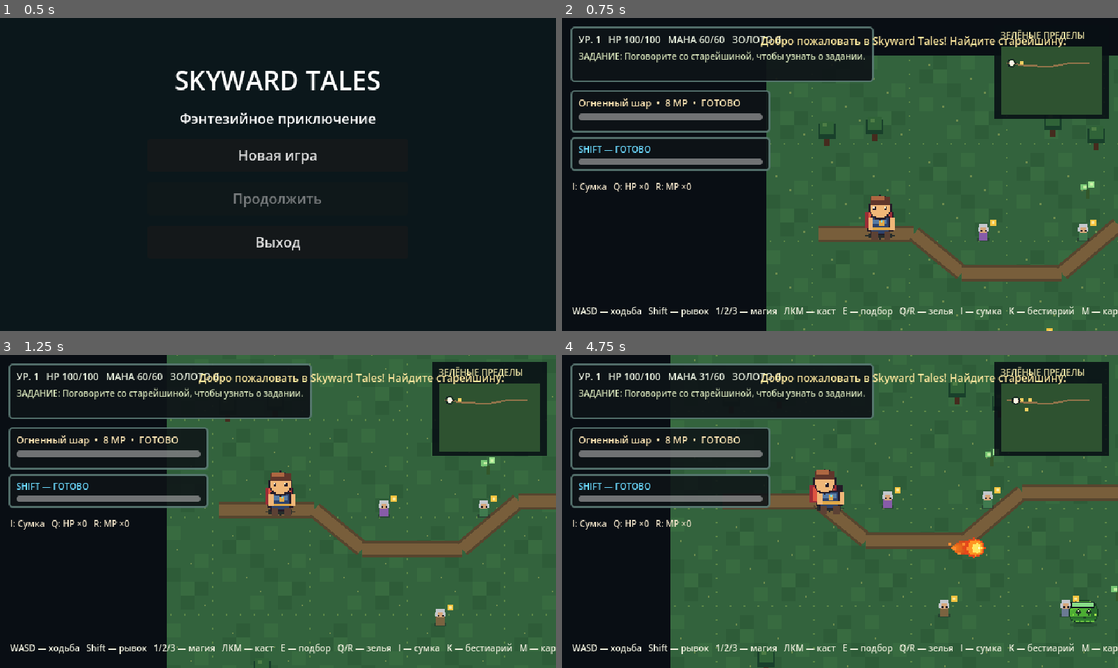
Above: before the commit, frames 1-4 (two rows, left to right).
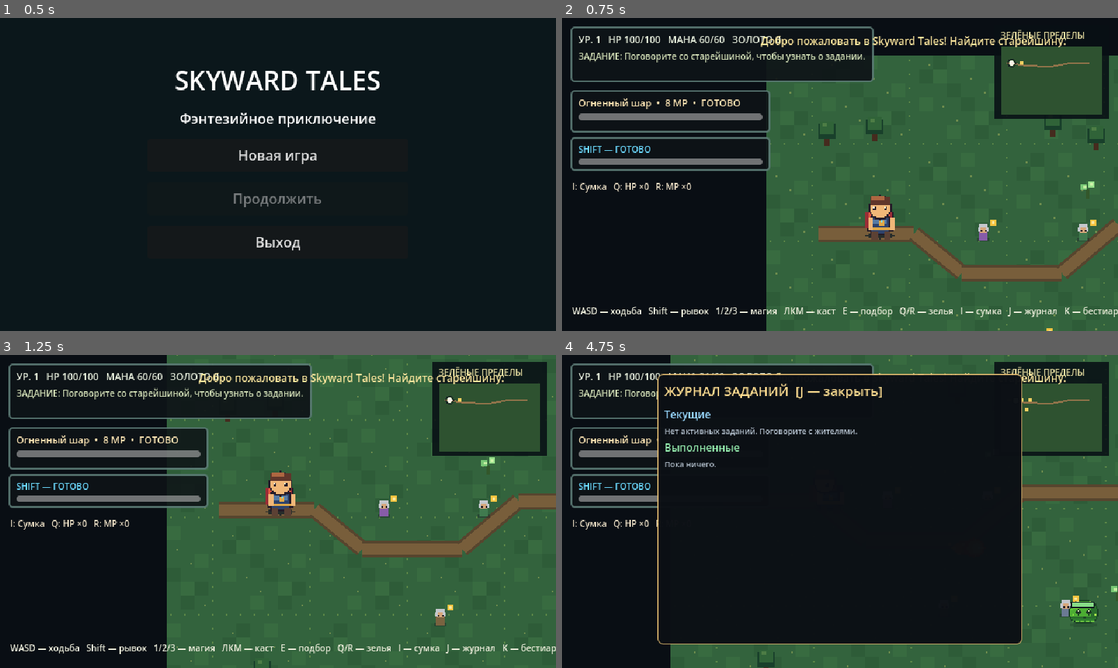
Above: after the commit, the same moments.

Repository: DoctorStrangeSH/Skyward-Tales
Game: Godot game, scene res://scenes/title_menu.tscn
Same seed, same stepped clock (60 frames per second), same inputs: the game is played once before the commit and once after it.
Inputs (mouse positions are in pixels of both pictures, inside the frame that each line leads up to):
- Up to frame 1 (0.5 s): no input
- Up to frame 2 (0.75 s): click "Новая игра" at 0.5 s
- Up to frame 3 (1.25 s): no input
- Up to frame 4 (4.75 s): tap Enter at 1.25 s; move the mouse to (962, 495) at 1.27 s; press the mouse at (962, 495) at 1.28 s; hold D (move_right) 1.28-2.03 s; tap J at 1.55, 2.1, 4.55 s; move the mouse to (728, 527) at 2.02 s; release the mouse at (728, 527) at 2.03 s; hold S (move_down) 2.03-2.78 s; click (728, 527) at 2.17 s; tap K at 2.3, 2.85 s; move the mouse to (895, 442) at 2.77 s; hold D (move_right) 2.78-3.53 s; click (895, 442) at 2.92 s; tap M at 3.05, 3.6 s; tap Space at 3.5 s; move the mouse to (812, 574) at 3.52 s; hold W (move_up) 3.53-4.28 s; click (812, 574) at 3.8 s; move the mouse to (1006, 558) at 4.27 s; press the mouse at (1006, 558) at 4.28 s; hold A (move_left) from 4.28 s (still down)

Frame 1 is identical in both runs. In frame 2, 0.2% of the frame differs, in the area x 80-100%, y 92-96%; in frame 3, 0.2%; in frame 4, 49%, in the area x 1-100%, y 6-96%.

Commit message:
feat: quest journal (J)
QuestJournalPanel lists active quests with progress and completed quests
with the decision the player made. J toggles it, K/J switch between the
journal and the bestiary, and casting/hotkeys are blocked while a book is
open (hud.overlay_visible()). Also adds tools/screenshot.gd for capturing
in-game screenshots under a display (xvfb-run).

New test: tests/quest_journal.gd

Co-Authored-By: Claude Opus 5.5 <noreply@anthropic.com>
Claude-Session: https://claude.ai/code/session_01MWkFZACZUurbmFYoYvVtgm

Diff:
--- a/scripts/hud.gd
+++ b/scripts/hud.gd
@@ -60,6 +60,8 @@
 var bestiary_view: BestiaryPanel
 var bestiary_list: VBoxContainer
 var bestiary_visible: bool = false
+var journal_view: QuestJournalPanel
+var journal_visible: bool = false
 var minimap: WorldMinimap
 var world_map_panel: PanelContainer
 var world_map_view: WorldMapPanel
@@ -206,6 +208,8 @@
 	root.add_child(bestiary_view)
 	bestiary_panel = bestiary_view
 	bestiary_list = bestiary_view.entry_list
+	journal_view = QuestJournalPanel.new()
+	root.add_child(journal_view)
 
 	dialogue_panel = PanelContainer.new()
 	dialogue_panel.position = Vector2(140, 246)
@@ -234,7 +238,7 @@
 			close_world_map()
 			get_viewport().set_input_as_handled()
 		return
-	if defeat_visible or talent_visible or bestiary_visible:
+	if defeat_visible or talent_visible or bestiary_visible or journal_visible:
 		return
 	if event.is_action_pressed("pause"):
 		_set_paused(not get_tree().paused)
@@ -357,6 +361,16 @@
 	if bestiary_visible:
 		bestiary_view.populate(entries, discovered)
 
+## True while a full-screen book (bestiary or quest journal) is open.
+func overlay_visible() -> bool:
+	return bestiary_visible or journal_visible
+
+func toggle_journal(quests: QuestManager) -> void:
+	journal_visible = not journal_visible
+	journal_view.visible = journal_visible
+	if journal_visible:
+		journal_view.populate(quests)
+
 func show_talent_choices(choices: Array[Dictionary]) -> void:
 	talent_view.populate(choices)
 	talent_visible = true
@@ -374,6 +388,9 @@
 	if bestiary_visible:
 		bestiary_panel.visible = false
 		bestiary_visible = false
+	if journal_visible:
+		journal_view.visible = false
+		journal_visible = false
 	hide_talent_choices()
 	pause_panel.visible = false
 	inventory_panel.visible = false
--- a/scripts/main.gd
+++ b/scripts/main.gd
@@ -26,7 +26,7 @@
 const MATERIAL_ITEMS := ["wolf_pelt", "iron_ore"]
 const RARITY_LABELS := {"common": "ОБЫЧНАЯ", "uncommon": "НЕОБЫЧНАЯ", "rare": "РЕДКАЯ"}
 const CARTOGRAPHER_CACHE_ID := "greenreach_cartographer_cache"
-const IDLE_HINT := "WASD — ходьба   Shift — рывок   1/2/3 — магия   ЛКМ — каст   E — подбор   Q/R — зелья   I — сумка   K — бестиарий   M — карта   F6/F9 — сейв/загрузка"
+const IDLE_HINT := "WASD — ходьба   Shift — рывок   1/2/3 — магия   ЛКМ — каст   E — подбор   Q/R — зелья   I — сумка   J — журнал   K — бестиарий   M — карта   F6/F9 — сейв/загрузка"
 
 var player: PlayerCharacter
 var hud: GameHud
@@ -112,7 +112,7 @@
 	_update_minimap()
 	hud.update_dodge(player.dodge_cooldown_left, player.dodge_cooldown, player.dodge_time_left > 0.0)
 	nearby_interactable = _find_nearest_interactable()
-	if hud.dialogue_visible or hud.inventory_open or hud.bestiary_visible or hud.world_map_visible:
+	if hud.dialogue_visible or hud.inventory_open or hud.overlay_visible() or hud.world_map_visible:
 		hud.set_prompt("")
 	elif nearby_interactable != null:
 		hud.set_prompt(_interaction_prompt(nearby_interactable))
@@ -148,7 +148,7 @@
 			_try_interact()
 		get_viewport().set_input_as_handled()
 	elif event.is_action_pressed("cast_spell"):
-		if not get_tree().paused and not hud.dialogue_visible and not hud.inventory_open and not hud.bestiary_visible:
+		if not get_tree().paused and not hud.dialogue_visible and not hud.inventory_open and not hud.overlay_visible():
 			_cast_spell()
 		get_viewport().set_input_as_handled()
 
@@ -159,17 +159,25 @@
 		KEY_M when not world_blocked:
 			if hud.inventory_open:
 				hud.toggle_inventory(player)
-			if hud.bestiary_visible:
-				hud.toggle_bestiary(bestiary_entries, discovered_enemies)
+			_close_books()
 			_update_minimap()
 			hud.open_world_map(current_region, player.global_position, discovered_landmarks.get(current_region, {}), quests.get_active_summary())
 			return true
 		KEY_K when not world_blocked:
 			if hud.inventory_open:
 				hud.toggle_inventory(player)
+			if hud.journal_visible:
+				hud.toggle_journal(quests)
 			hud.toggle_bestiary(bestiary_entries, discovered_enemies)
 			return true
-	if hud.bestiary_visible:
+		KEY_J when not world_blocked:
+			if hud.inventory_open:
+				hud.toggle_inventory(player)
+			if hud.bestiary_visible:
+				hud.toggle_bestiary(bestiary_entries, discovered_enemies)
+			hud.toggle_journal(quests)
+			return true
+	if hud.overlay_visible():
 		return false
 	match keycode:
 		KEY_F6 when not world_blocked:
@@ -764,14 +772,19 @@
 		return false
 	if hud.inventory_open:
 		hud.toggle_inventory(player)
-	if hud.bestiary_visible:
-		hud.toggle_bestiary(bestiary_entries, discovered_enemies)
+	_close_books()
 	player.stats_changed.emit()
 	_update_minimap()
 	_refresh_hud()
 	hud.show_message("Прогресс загружен!", 2.0)
 	return true
 
+func _close_books() -> void:
+	if hud.bestiary_visible:
+		hud.toggle_bestiary(bestiary_entries, discovered_enemies)
+	if hud.journal_visible:
+		hud.toggle_journal(quests)
+
 func _go_to_title() -> void:
 	get_tree().paused = false
 	get_tree().change_scene_to_file("res://scenes/title_menu.tscn")
--- /dev/null
+++ b/scripts/quest_journal_panel.gd
@@ -0,0 +1,94 @@
+extends PanelContainer
+class_name QuestJournalPanel
+
+## Quest journal (J): active quests with progress, completed quests with the
+## decision the player made.
+
+var entry_list: VBoxContainer
+
+func _ready() -> void:
+	position = Vector2(110, 22)
+	custom_minimum_size = Vector2(420, 310)
+	mouse_filter = Control.MOUSE_FILTER_STOP
+	var style := StyleBoxFlat.new()
+	style.bg_color = Color(0.045, 0.06, 0.08, 0.98)
+	style.border_color = Color(0.85, 0.7, 0.42, 0.9)
+	style.set_border_width_all(1)
+	style.set_corner_radius_all(6)
+	style.set_content_margin_all(8)
+	add_theme_stylebox_override("panel", style)
+	var box := VBoxContainer.new()
+	box.add_theme_constant_override("separation", 8)
+	add_child(box)
+	box.add_child(_label("ЖУРНАЛ ЗАДАНИЙ  [J — закрыть]", 15, Color(1.0, 0.87, 0.57)))
+	var scroll := ScrollContainer.new()
+	scroll.custom_minimum_size = Vector2(400, 265)
+	box.add_child(scroll)
+	entry_list = VBoxContainer.new()
+	entry_list.custom_minimum_size = Vector2(382, 0)
+	entry_list.add_theme_constant_override("separation", 4)
+	scroll.add_child(entry_list)
+	visible = false
+
+## Returns plain data so the journal can be tested without reading labels.
+static func build_entries(quests: QuestManager) -> Dictionary:
+	var active: Array[Dictionary] = []
+	var completed: Array[Dictionary] = []
+	for quest_id in quests.definitions:
+		var definition: Dictionary = quests.definitions[quest_id]
+		var state: Dictionary = quests.states.get(quest_id, {})
+		if not bool(state.get("started", false)):
+			continue
+		var entry := {
+			"id": str(quest_id),
+			"title": str(definition.get("title", quest_id)),
+			"description": str(definition.get("description", "")),
+			"progress": int(state.get("progress", 0)),
+			"target": int(definition.get("target", 1)),
+			"decision": ""
+		}
+		var choice_id := str(state.get("choice", ""))
+		var choices: Variant = definition.get("choices", {})
+		if not choice_id.is_empty() and choices is Dictionary and choices.has(choice_id):
+			entry["decision"] = str(choices[choice_id].get("label", choice_id))
+		if bool(state.get("completed", false)):
+			completed.append(entry)
+		else:
+			active.append(entry)
+	return {"active": active, "completed": completed}
+
+func populate(quests: QuestManager) -> void:
+	for child in entry_list.get_children():
+		entry_list.remove_child(child)
+		child.queue_free()
+	var entries := build_entries(quests)
+	var active: Array = entries["active"]
+	var completed: Array = entries["completed"]
+	entry_list.add_child(_label("Текущие", 12, Color(0.6, 0.85, 1.0)))
+	if active.is_empty():
+		entry_list.add_child(_wrapped("Нет активных заданий. Поговорите с жителями.", Color(0.7, 0.75, 0.8)))
+	for entry in active:
+		var ready: bool = entry["progress"] >= entry["target"]
+		entry_list.add_child(_label("◆ %s  [%d/%d]%s" % [entry["title"], entry["progress"], entry["target"], "  — можно сдать" if ready else ""], 11, Color(1.0, 0.9, 0.65)))
+		entry_list.add_child(_wrapped(entry["description"], Color(0.81, 0.88, 0.9)))
+	entry_list.add_child(_label("Выполненные", 12, Color(0.6, 0.95, 0.7)))
+	if completed.is_empty():
+		entry_list.add_child(_wrapped("Пока ничего.", Color(0.7, 0.75, 0.8)))
+	for entry in completed:
+		entry_list.add_child(_label("✓ " + str(entry["title"]), 11, Color(0.75, 0.9, 0.75)))
+		if not str(entry["decision"]).is_empty():
+			entry_list.add_child(_wrapped("Ваше решение: " + str(entry["decision"]), Color(0.85, 0.8, 0.95)))
+
+func _wrapped(value: String, color: Color) -> Label:
+	var label := _label(value, 9, color)
+	label.autowrap_mode = TextServer.AUTOWRAP_WORD_SMART
+	label.custom_minimum_size = Vector2(370, 0)
+	return label
+
+func _label(value: String, font_size: int, color: Color) -> Label:
+	var result := Label.new()
+	result.text = value
+	result.add_theme_font_size_override("font_size", font_size)
+	result.add_theme_color_override("font_color", color)
+	result.mouse_filter = Control.MOUSE_FILTER_IGNORE
+	return result
--- /dev/null
+++ b/tests/quest_journal.gd
@@ -0,0 +1,75 @@
+extends SceneTree
+
+## Quest journal: J toggles it, active quests show progress, completed quests
+## show the player's decision, and it blocks casting while open.
+
+func _initialize() -> void:
+	call_deferred("_run")
+
+func _verify(ok: bool, reason: String) -> bool:
+	if not ok:
+		push_error("QUEST JOURNAL TEST FAILED: " + reason)
+		quit(1)
+		return false
+	return true
+
+func _press(game: SkywardGame, keycode: Key) -> void:
+	var event := InputEventKey.new()
+	event.keycode = keycode
+	event.pressed = true
+	game._input(event)
+
+func _run() -> void:
+	var game: SkywardGame = load("res://scenes/main.tscn").instantiate()
+	root.add_child(game)
+	await process_frame
+	game.autosave_enabled = false
+
+	var entries := QuestJournalPanel.build_entries(game.quests)
+	if not _verify(entries["active"].is_empty() and entries["completed"].is_empty(), "journal starts empty"):
+		return
+
+	game.quests.start_quest("moonleaf_gathering")
+	game.quests.add_progress("moonleaf_gathering", 2)
+	entries = QuestJournalPanel.build_entries(game.quests)
+	if not _verify(entries["active"].size() == 1 and entries["active"][0]["title"] == "Три лунных листа", "active quest is listed"):
+		return
+	if not _verify(entries["active"][0]["progress"] == 2 and entries["active"][0]["target"] == 3, "active quest shows progress"):
+		return
+
+	game.quests.add_progress("moonleaf_gathering", 1)
+	game._on_dialogue_choice_selected("village")
+	entries = QuestJournalPanel.build_entries(game.quests)
+	if not _verify(entries["active"].is_empty() and entries["completed"].size() == 1, "completed quest moves to the completed list"):
+		return
+	if not _verify(entries["completed"][0]["decision"] == "Оставить большую часть награды поселению", "decision is shown"):
+		return
+
+	# The quest reward levels the hero up; dismiss the talent choice first.
+	game.pending_level_choices.clear()
+	game.hud.hide_talent_choices()
+	paused = false
+	_press(game, KEY_J)
+	if not _verify(game.hud.journal_visible and game.hud.journal_view.visible, "J opens the journal"):
+		return
+	if not _verify(game.hud.journal_view.entry_list.get_child_count() > 0, "journal has rows"):
+		return
+	var mana_before: int = game.player.mana
+	var click := InputEventMouseButton.new()
+	click.button_index = MOUSE_BUTTON_LEFT
+	click.pressed = true
+	game._input(click)
+	if not _verify(game.player.mana == mana_before, "casting is blocked while the journal is open"):
+		return
+	_press(game, KEY_K)
+	if not _verify(game.hud.bestiary_visible and not game.hud.journal_visible, "K switches from journal to bestiary"):
+		return
+	_press(game, KEY_J)
+	if not _verify(game.hud.journal_visible and not game.hud.bestiary_visible, "J switches back to journal"):
+		return
+	_press(game, KEY_J)
+	if not _verify(not game.hud.journal_visible, "J closes the journal"):
+		return
+
+	print("QUEST JOURNAL OK: active progress, decisions, toggling, input blocking")
+	quit(0)
--- /dev/null
+++ b/tools/screenshot.gd
@@ -0,0 +1,41 @@
+extends SceneTree
+
+## Captures in-game screenshots for visual review.
+## Usage (needs a display, e.g. xvfb-run):
+##   godot --path . --script res://tools/screenshot.gd -- <out_dir> [region] [x,y ...]
+## Saves <out_dir>/<region>_<x>_<y>.png for each camera position.
+
+func _initialize() -> void:
+	call_deferred("_run")
+
+func _run() -> void:
+	var args := OS.get_cmdline_user_args()
+	var out_dir: String = args[0] if args.size() > 0 else "user://screenshots"
+	var region: String = args[1] if args.size() > 1 else "greenreach"
+	var points: Array[Vector2] = []
+	for index in range(2, args.size()):
+		var parts := args[index].split(",")
+		if parts.size() == 2:
+			points.append(Vector2(float(parts[0]), float(parts[1])))
+	if points.is_empty():
+		points.append(Vector2(250, 230))
+	DirAccess.make_dir_recursive_absolute(out_dir)
+	var game: Node = load("res://scenes/main.tscn").instantiate()
+	root.add_child(game)
+	await process_frame
+	game.autosave_enabled = false
+	if region != "greenreach":
+		game.quests.states["moonleaf_gathering"]["completed"] = true
+		game._set_region(region, points[0], false)
+	game.hud.visible = true
+	for point in points:
+		game.player.global_position = point
+		var camera: Camera2D = game.player.get_node("Camera2D")
+		camera.reset_smoothing()
+		for _frame in range(20):
+			await process_frame
+		var image := root.get_viewport().get_texture().get_image()
+		var path := "%s/%s_%d_%d.png" % [out_dir, region, int(point.x), int(point.y)]
+		image.save_png(path)
+		print("saved ", path)
+	quit(0)
Not shown, changed: docs/AI_HANDOFF.md
Not shown, changed: docs/ROADMAP.md
